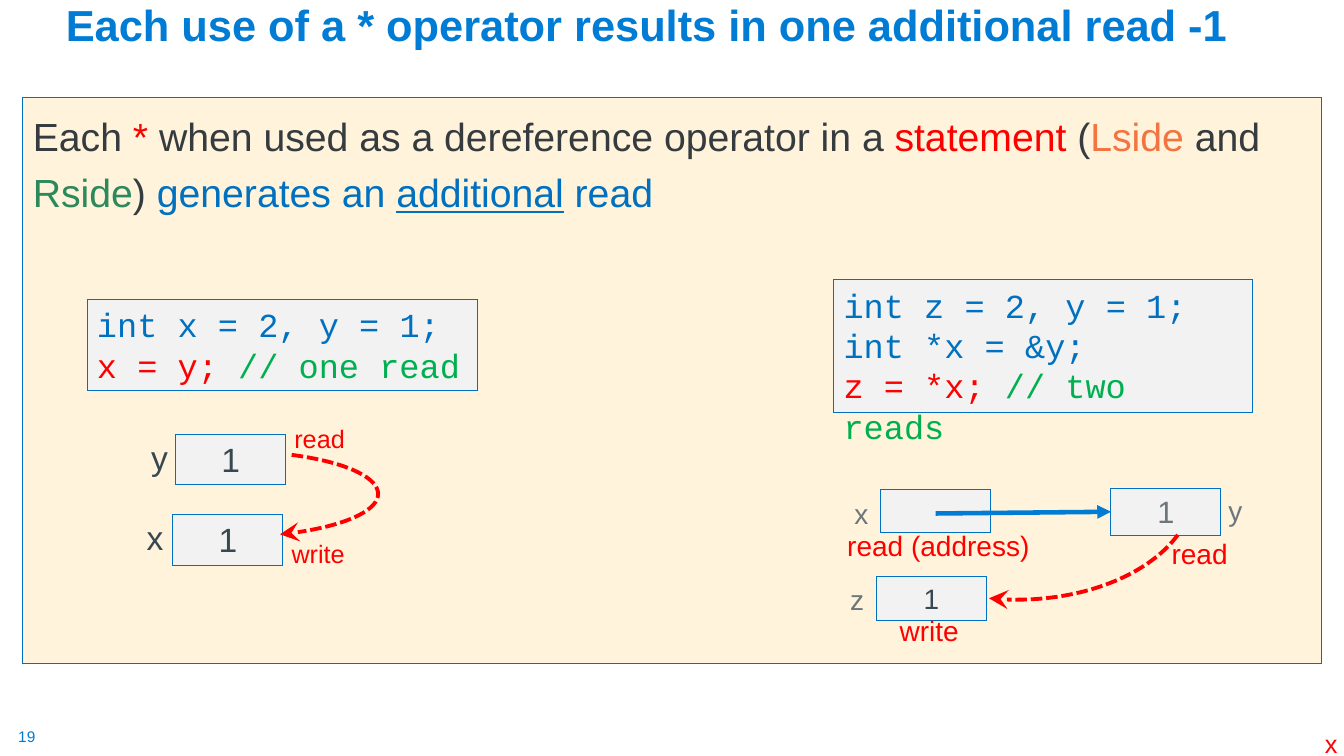
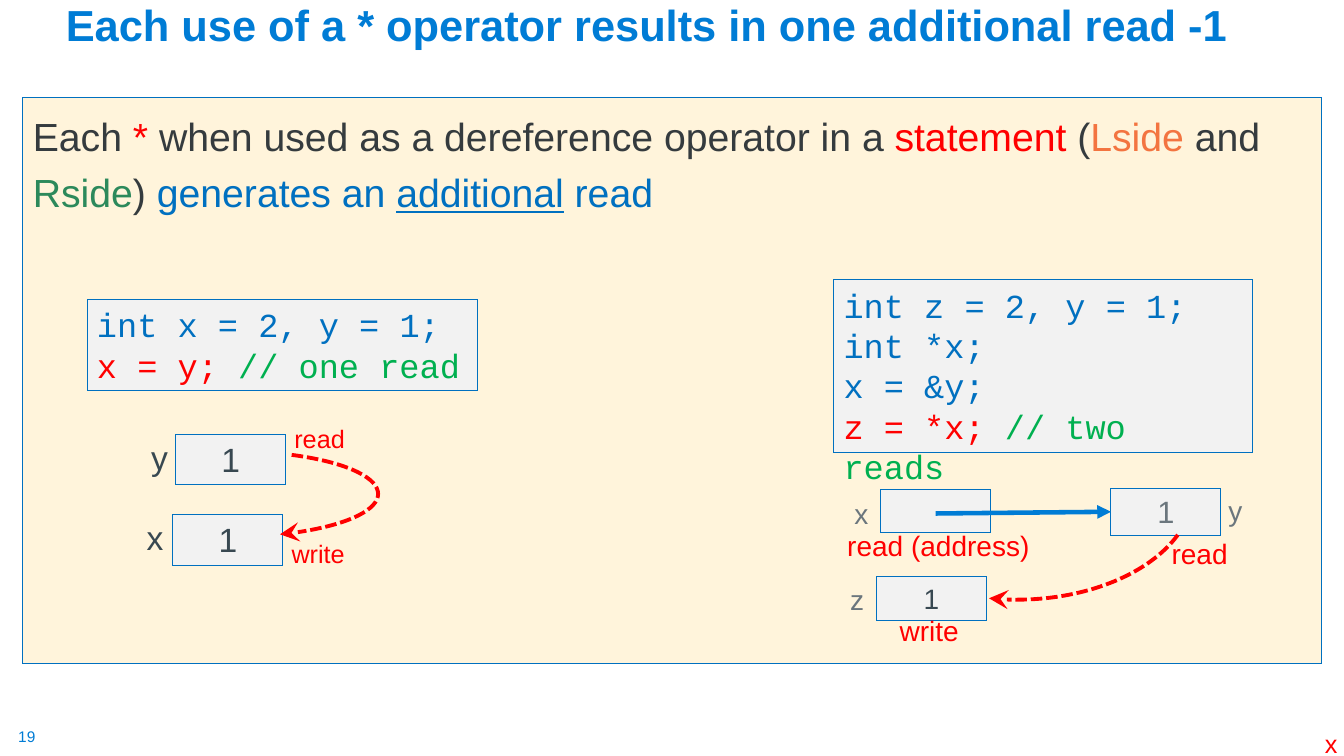
Before and after one commit to cse30-fa22/Muller_CSE30_Lecture_Slides, a slide deck: slide 19 of 03_C_Part2.pptx. Drawn at 1344x756 pixels with LibreOffice and Linux fonts; fonts in the diff are those of the drawing. Boxes give left, top, right and bottom in pixels: in the first picture for what was removed or moved away, otherwise in the second. Text is boxed around its words. In the diff, an @@ line names an element or a change of style, - is before the commit and + after.

```diff
--- a/03_C_Part2.pptx
+++ b/03_C_Part2.pptx
@@ rectangle "int z = 2, y ...": place and size @@
-rectangle "int z = 2, y ..." at bbox=[834, 280, 1253, 412]
+rectangle "int z = 2, y ..." at bbox=[834, 280, 1253, 454]
@@ text in rectangle at bbox=[844, 334, 985, 405]: text changed @@
-int *x = &y;
+int *x;
+x = &y;
```
Also in this commit, not shown: 17 other slides changed, 1 slide added, 12 slides removed, 2 other files.
